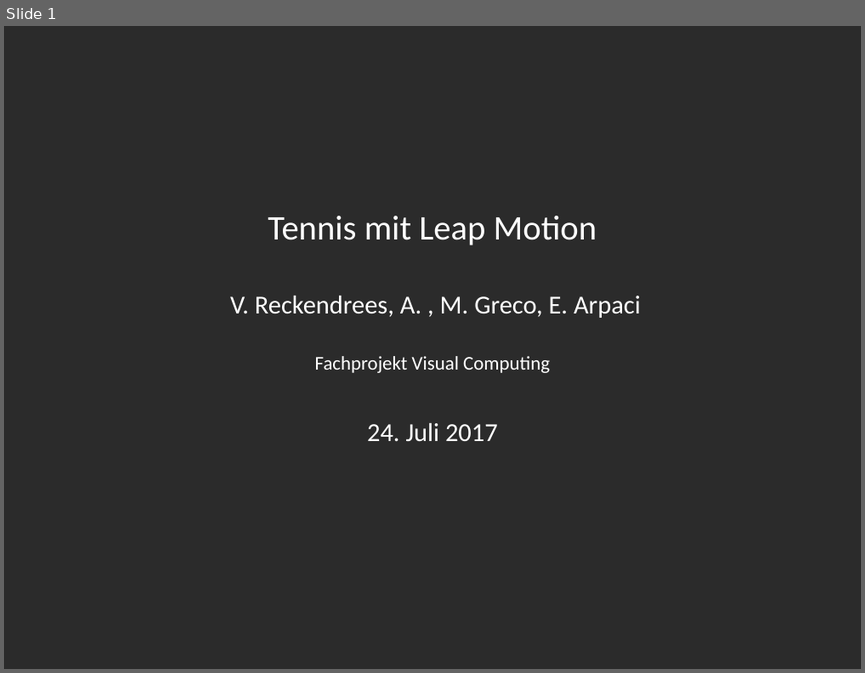
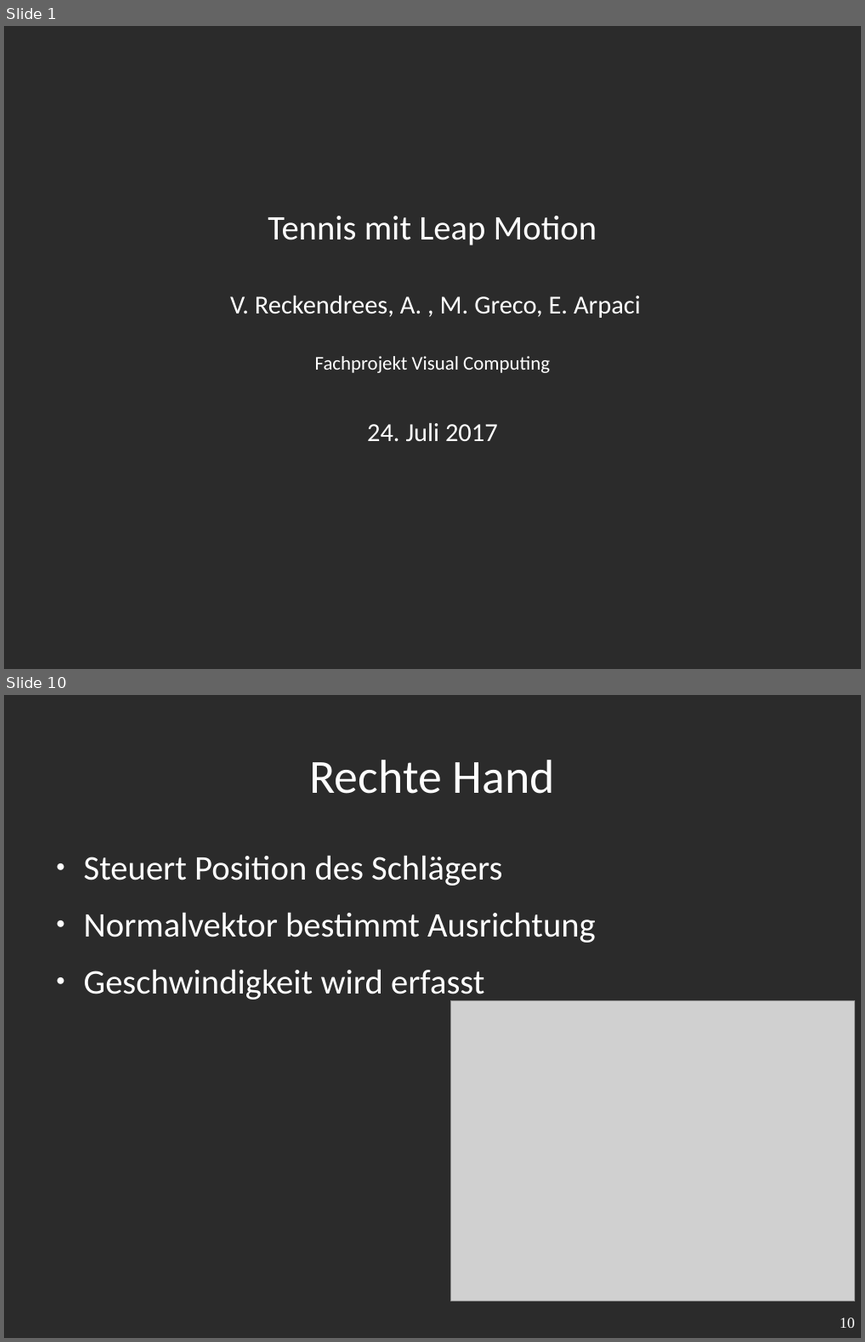
Before and after one commit to v1nc/Leap-Tennis-Ausarbeitung, a slide deck: Fachprojekt_Präsentation.odp. Shown one above the other, each under a label of ours: slide 1 before the commit, slides 1 and 10 after it; the slides between them are not shown. The pictures are 865x673 and 865x1342 pixels, drawn with LibreOffice and Linux fonts; fonts in the diff are those of the drawing; grey boxes stand for pictures; background and template pictures are left out; a plain dark background stands for a picture behind light text. Boxes give left, top, right and bottom in pixels: in the first picture for what was removed or moved away, otherwise in the second. Text is boxed around its words. In the diff, an @@ line names an element or a change of style, - is before the commit and + after.

Commit message:
presentation + images

```diff
--- a/Fachprojekt_Präsentation.odp
+++ b/Fachprojekt_Präsentation.odp
@@ slide 10 added at (x1=4, y1=695, x2=861, y2=1338), background picture (left out) @@
@@ title added at (x1=310, y1=760, x2=555, y2=794), 44 pt, text #FFFFFF @@
+Rechte Hand
@@ text added at (x1=84, y1=855, x2=596, y2=1002), 32 pt, text #FFFFFF @@
+● Steuert Position des Schlägers
+● Normalvektor bestimmt Ausrichtung
+● Geschwindigkeit wird erfasst
@@ picture added at (x1=451, y1=1000, x2=856, y2=1301) @@
@@ page number added at (x1=840, y1=1317, x2=855, y2=1327), 14 pt, text #FFFFFF @@
+10
```
Also in this commit, not shown: 2 slides changed, 8 other slides added, 3 other files.
